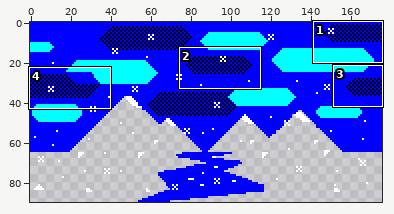
Two versions of one sprite sheet, AFBWeatherland/0044.png. Above: a wide view before the commit, with the close-up outlined.
Close-up. Before the edit:
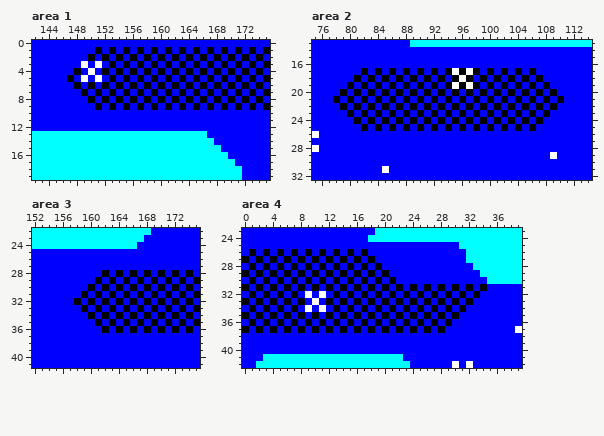
The file is 176x90 pixels. Shown: area 1: x 142..175, y 0..19; area 2: x 75..114, y 13..32; area 3: x 152..175, y 22..41; area 4: x 0..39, y 23..42. The commit also changed other parts of the picture, which this record leaves out.
The same view after the edit:
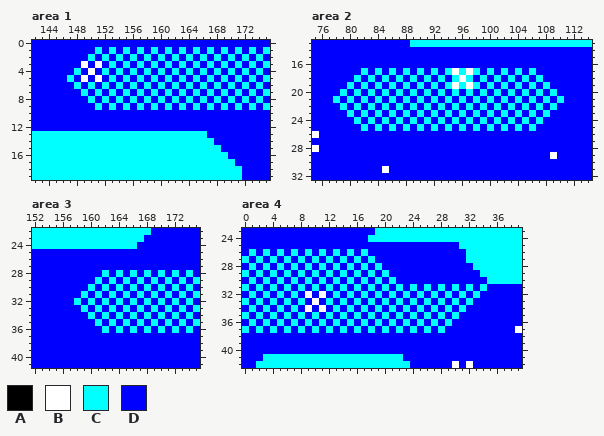
Palette (. is transparent): A #000000  B #ffffff  C #00ffff  D #0000ff
Diff:
Area 1:
y 1: x 151 A -> C; x 153 A -> C; x 155 A -> C; x 157 A -> C; x 159 A -> C; x 161 A -> C; x 163 A -> C; x 165 A -> C; x 167 A -> C; x 169 A -> C; x 171 A -> C; x 173 A -> C; x 175 A -> C
y 2: x 150 A -> C; x 152 A -> C; x 154 A -> C; x 156 A -> C; x 158 A -> C; x 160 A -> C; x 162 A -> C; x 164 A -> C; x 166 A -> C; x 168 A -> C; x 170 A -> C; x 172 A -> C; x 174 A -> C
y 3: x 153 A -> C; x 155 A -> C; x 157 A -> C; x 159 A -> C; x 161 A -> C; x 163 A -> C; x 165 A -> C; x 167 A -> C; x 169 A -> C; x 171 A -> C; x 173 A -> C; x 175 A -> C
y 4: x 148 A -> C; x 152 A -> C; x 154 A -> C; x 156 A -> C; x 158 A -> C; x 160 A -> C; x 162 A -> C; x 164 A -> C; x 166 A -> C; x 168 A -> C; x 170 A -> C; x 172 A -> C; x 174 A -> C
y 5: x 147 A -> C; x 153 A -> C; x 155 A -> C; x 157 A -> C; x 159 A -> C; x 161 A -> C; x 163 A -> C; x 165 A -> C; x 167 A -> C; x 169 A -> C; x 171 A -> C; x 173 A -> C; x 175 A -> C
y 6: x 148 A -> C; x 150 A -> C; x 152 A -> C; x 154 A -> C; x 156 A -> C; x 158 A -> C; x 160 A -> C; x 162 A -> C; x 164 A -> C; x 166 A -> C; x 168 A -> C; x 170 A -> C; x 172 A -> C; x 174 A -> C
y 7: x 149 A -> C; x 151 A -> C; x 153 A -> C; x 155 A -> C; x 157 A -> C; x 159 A -> C; x 161 A -> C; x 163 A -> C; x 165 A -> C; x 167 A -> C; x 169 A -> C; x 171 A -> C; x 173 A -> C; x 175 A -> C
y 8: x 150 A -> C; x 152 A -> C; x 154 A -> C; x 156 A -> C; x 158 A -> C; x 160 A -> C; x 162 A -> C; x 164 A -> C; x 166 A -> C; x 168 A -> C; x 170 A -> C; x 172 A -> C; x 174 A -> C
y 9: x 151 A -> C; x 153 A -> C; x 155 A -> C; x 157 A -> C; x 159 A -> C; x 161 A -> C; x 163 A -> C; x 165 A -> C; x 167 A -> C; x 169 A -> C; x 171 A -> C; x 173 A -> C; x 175 A -> C
Area 2:
y 17: x 82 A -> C; x 84 A -> C; x 86 A -> C; x 88 A -> C; x 90 A -> C; x 92 A -> C; x 94 A -> C; x 96 A -> C; x 98 A -> C; x 100 A -> C; x 102 A -> C; x 104 A -> C; x 106 A -> C
y 18: x 81 A -> C; x 83 A -> C; x 85 A -> C; x 87 A -> C; x 89 A -> C; x 91 A -> C; x 93 A -> C; x 95 A -> C; x 97 A -> C; x 99 A -> C; x 101 A -> C; x 103 A -> C; x 105 A -> C; x 107 A -> C
y 19: x 80 A -> C; x 82 A -> C; x 84 A -> C; x 86 A -> C; x 88 A -> C; x 90 A -> C; x 92 A -> C; x 94 A -> C; x 96 A -> C; x 98 A -> C; x 100 A -> C; x 102 A -> C; x 104 A -> C; x 106 A -> C; x 108 A -> C
y 20: x 79 A -> C; x 81 A -> C; x 83 A -> C; x 85 A -> C; x 87 A -> C; x 89 A -> C; x 91 A -> C; x 93 A -> C; x 95 A -> C; x 97 A -> C; x 99 A -> C; x 101 A -> C; x 103 A -> C; x 105 A -> C; x 107 A -> C; x 109 A -> C
y 21: x 78 A -> C; x 80 A -> C; x 82 A -> C; x 84 A -> C; x 86 A -> C; x 88 A -> C; x 90 A -> C; x 92 A -> C; x 94 A -> C; x 96 A -> C; x 98 A -> C; x 100 A -> C; x 102 A -> C; x 104 A -> C; x 106 A -> C; x 108 A -> C; x 110 A -> C
y 22: x 79 A -> C; x 81 A -> C; x 83 A -> C; x 85 A -> C; x 87 A -> C; x 89 A -> C; x 91 A -> C; x 93 A -> C; x 95 A -> C; x 97 A -> C; x 99 A -> C; x 101 A -> C; x 103 A -> C; x 105 A -> C; x 107 A -> C; x 109 A -> C
y 23: x 80 A -> C; x 82 A -> C; x 84 A -> C; x 86 A -> C; x 88 A -> C; x 90 A -> C; x 92 A -> C; x 94 A -> C; x 96 A -> C; x 98 A -> C; x 100 A -> C; x 102 A -> C; x 104 A -> C; x 106 A -> C; x 108 A -> C
y 24: x 81 A -> C; x 83 A -> C; x 85 A -> C; x 87 A -> C; x 89 A -> C; x 91 A -> C; x 93 A -> C; x 95 A -> C; x 97 A -> C; x 99 A -> C; x 101 A -> C; x 103 A -> C; x 105 A -> C; x 107 A -> C
y 25: x 82 A -> C; x 84 A -> C; x 86 A -> C; x 88 A -> C; x 90 A -> C; x 92 A -> C; x 94 A -> C; x 96 A -> C; x 98 A -> C; x 100 A -> C; x 102 A -> C; x 104 A -> C; x 106 A -> C
Area 3:
y 28: x 162 A -> C; x 164 A -> C; x 166 A -> C; x 168 A -> C; x 170 A -> C; x 172 A -> C; x 174 A -> C
y 29: x 161 A -> C; x 163 A -> C; x 165 A -> C; x 167 A -> C; x 169 A -> C; x 171 A -> C; x 173 A -> C; x 175 A -> C
y 30: x 160 A -> C; x 162 A -> C; x 164 A -> C; x 166 A -> C; x 168 A -> C; x 170 A -> C; x 172 A -> C; x 174 A -> C
y 31: x 159 A -> C; x 161 A -> C; x 163 A -> C; x 165 A -> C; x 167 A -> C; x 169 A -> C; x 171 A -> C; x 173 A -> C; x 175 A -> C
y 32: x 158 A -> C; x 160 A -> C; x 162 A -> C; x 164 A -> C; x 166 A -> C; x 168 A -> C; x 170 A -> C; x 172 A -> C; x 174 A -> C
y 33: x 159 A -> C; x 161 A -> C; x 163 A -> C; x 165 A -> C; x 167 A -> C; x 169 A -> C; x 171 A -> C; x 173 A -> C; x 175 A -> C
y 34: x 160 A -> C; x 162 A -> C; x 164 A -> C; x 166 A -> C; x 168 A -> C; x 170 A -> C; x 172 A -> C; x 174 A -> C
y 35: x 161 A -> C; x 163 A -> C; x 165 A -> C; x 167 A -> C; x 169 A -> C; x 171 A -> C; x 173 A -> C; x 175 A -> C
y 36: x 162 A -> C; x 164 A -> C; x 166 A -> C; x 168 A -> C; x 170 A -> C; x 172 A -> C; x 174 A -> C
Area 4:
y 26: x 1 A -> C; x 3 A -> C; x 5 A -> C; x 7 A -> C; x 9 A -> C; x 11 A -> C; x 13 A -> C; x 15 A -> C; x 17 A -> C
y 27: x 0 A -> C; x 2 A -> C; x 4 A -> C; x 6 A -> C; x 8 A -> C; x 10 A -> C; x 12 A -> C; x 14 A -> C; x 16 A -> C; x 18 A -> C
y 28: x 1 A -> C; x 3 A -> C; x 5 A -> C; x 7 A -> C; x 9 A -> C; x 11 A -> C; x 13 A -> C; x 15 A -> C; x 17 A -> C; x 19 A -> C
y 29: x 0 A -> C; x 2 A -> C; x 4 A -> C; x 6 A -> C; x 8 A -> C; x 10 A -> C; x 12 A -> C; x 14 A -> C; x 16 A -> C; x 18 A -> C; x 20 A -> C
y 30: x 1 A -> C; x 3 A -> C; x 5 A -> C; x 7 A -> C; x 9 A -> C; x 11 A -> C; x 13 A -> C; x 15 A -> C; x 17 A -> C; x 19 A -> C; x 21 A -> C
y 31: x 0 A -> C; x 2 A -> C; x 4 A -> C; x 6 A -> C; x 8 A -> C; x 10 A -> C; x 12 A -> C; x 14 A -> C; x 16 A -> C; x 18 A -> C; x 20 A -> C; x 22 A -> C; x 24 A -> C; x 26 A -> C; x 28 A -> C; x 30 A -> C; x 32 A -> C; x 34 A -> C
y 32: x 1 A -> C; x 3 A -> C; x 5 A -> C; x 7 A -> C; x 13 A -> C; x 15 A -> C; x 17 A -> C; x 19 A -> C; x 21 A -> C; x 23 A -> C; x 25 A -> C; x 27 A -> C; x 29 A -> C; x 31 A -> C; x 33 A -> C
y 33: x 0 A -> C; x 2 A -> C; x 4 A -> C; x 6 A -> C; x 8 A -> C; x 12 A -> C; x 14 A -> C; x 16 A -> C; x 18 A -> C; x 20 A -> C; x 22 A -> C; x 24 A -> C; x 26 A -> C; x 28 A -> C; x 30 A -> C; x 32 A -> C
y 34: x 1 A -> C; x 3 A -> C; x 5 A -> C; x 7 A -> C; x 13 A -> C; x 15 A -> C; x 17 A -> C; x 19 A -> C; x 21 A -> C; x 23 A -> C; x 25 A -> C; x 27 A -> C; x 29 A -> C; x 31 A -> C
y 35: x 0 A -> C; x 2 A -> C; x 4 A -> C; x 6 A -> C; x 8 A -> C; x 10 A -> C; x 12 A -> C; x 14 A -> C; x 16 A -> C; x 18 A -> C; x 20 A -> C; x 22 A -> C; x 24 A -> C; x 26 A -> C; x 28 A -> C; x 30 A -> C
y 36: x 1 A -> C; x 3 A -> C; x 5 A -> C; x 7 A -> C; x 9 A -> C; x 11 A -> C; x 13 A -> C; x 15 A -> C; x 17 A -> C; x 19 A -> C; x 21 A -> C; x 23 A -> C; x 25 A -> C; x 27 A -> C; x 29 A -> C
y 37: x 0 A -> C; x 2 A -> C; x 4 A -> C; x 6 A -> C; x 8 A -> C; x 10 A -> C; x 12 A -> C; x 14 A -> C; x 16 A -> C; x 18 A -> C; x 20 A -> C; x 22 A -> C; x 24 A -> C; x 26 A -> C; x 28 A -> C
Boxes around the changes in both close-ups, in picture pixels (x1, y1, x2, y2):
changed: (67, 47, 270, 110)
changed: (333, 68, 564, 131)
changed: (74, 270, 200, 333)
changed: (242, 249, 487, 333)
